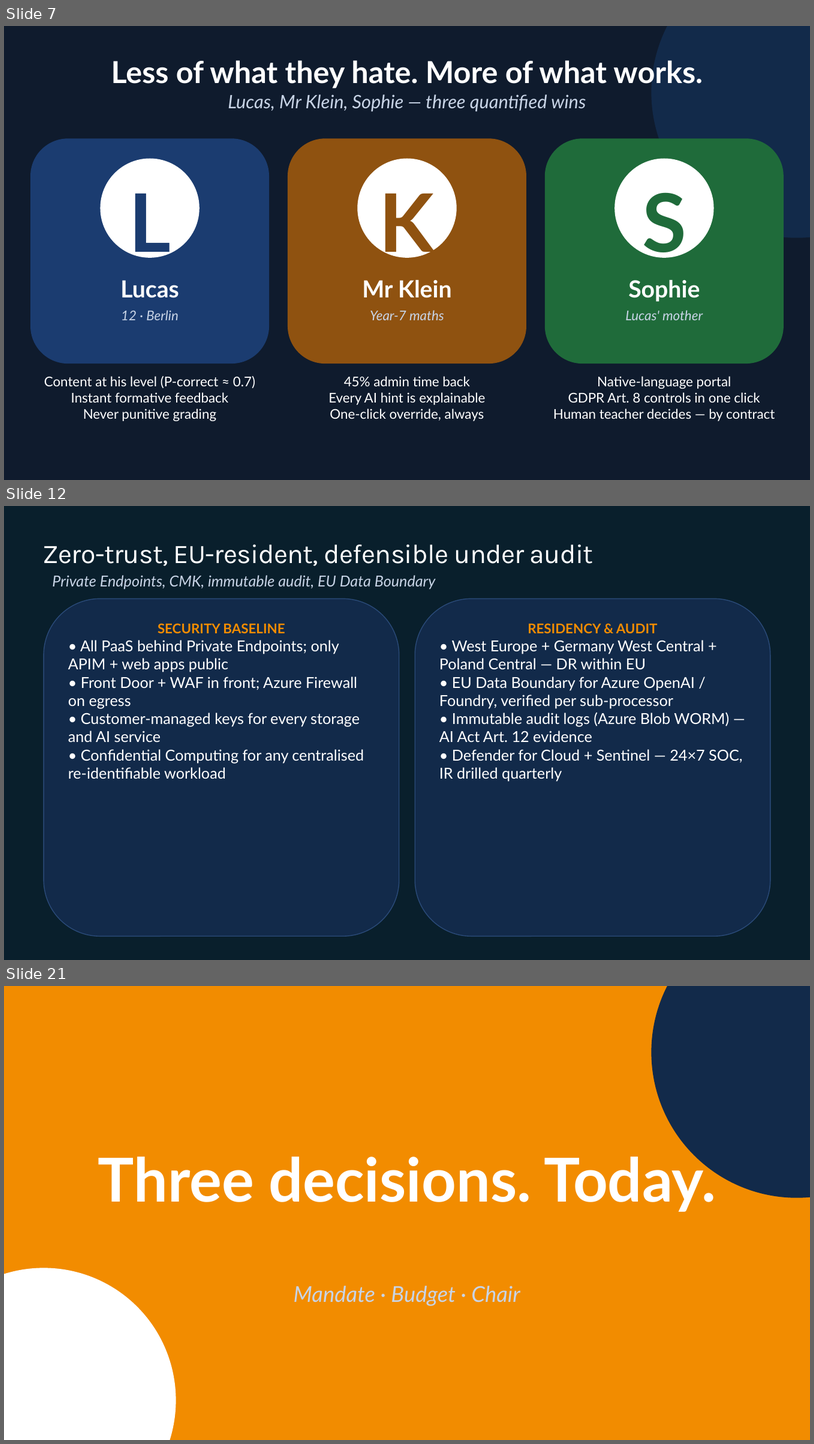
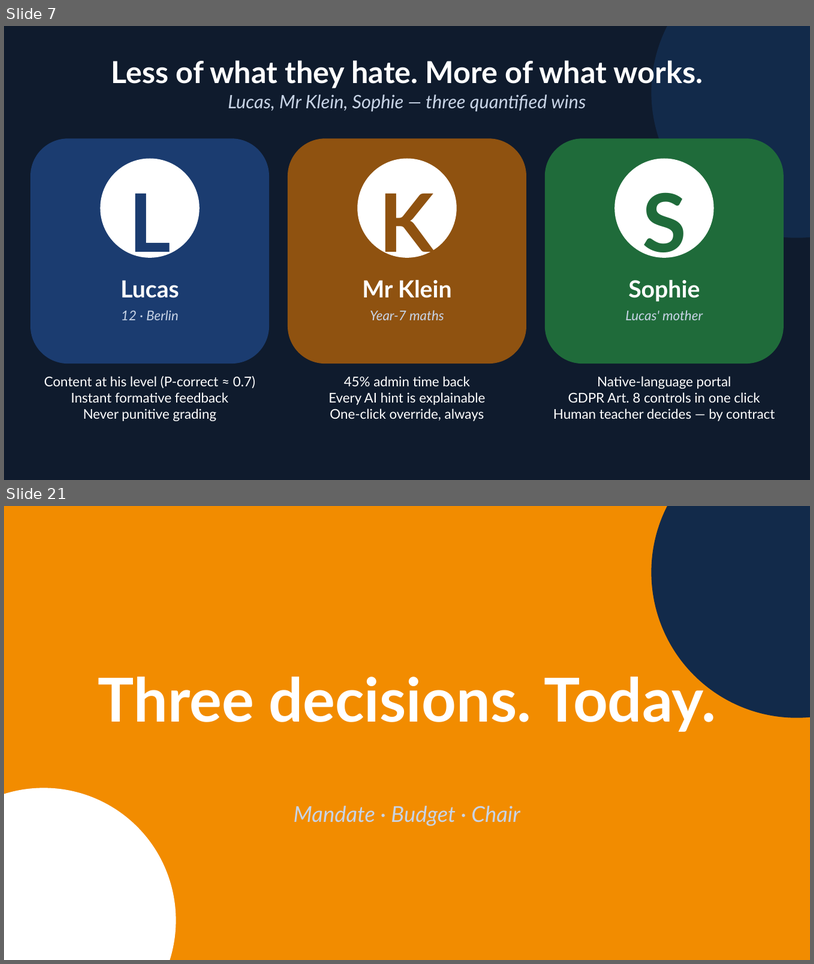
Before and after one commit to EtienneSIG/AMA_Project, a slide deck: Restitution01/build/LearnEU-CXO-Restitution.pptx. Shown one above the other, each under a label of ours: slides 7, 12 and 21 before the commit, slides 7 and 21 after it; the slides between them are not shown. The pictures are 814x1444 and 814x964 pixels, drawn with LibreOffice and Linux fonts; fonts in the diff are those of the drawing; background and template pictures are left out. Boxes give left, top, right and bottom in pixels: in the first picture for what was removed or moved away, otherwise in the second. Text is boxed around its words. In the diff, an @@ line names an element or a change of style, - is before the commit and + after.

```diff
--- a/Restitution01/build/LearnEU-CXO-Restitution.pptx
+++ b/Restitution01/build/LearnEU-CXO-Restitution.pptx
@@ slide 12 removed at <box>4,506,810,960</box>, background #091F2C @@
@@ title removed at <box>43,544,594,566</box> @@
-Zero-trust, EU-resident, defensible under audit
@@ text removed at <box>52,575,436,589</box> @@
-Private Endpoints, CMK, immutable audit, EU Data Boundary
@@ rounded rectangle removed at <box>44,598,399,936</box> @@
-SECURITY BASELINE
-• All PaaS behind Private Endpoints; only APIM + web apps public
-• Front Door + WAF in front; Azure Firewall on egress
-• Customer-managed keys for every storage and AI service
-• Confidential Computing for any centralised re-identifiable workload
@@ rounded rectangle removed at <box>416,598,771,936</box> @@
-RESIDENCY & AUDIT
-• West Europe + Germany West Central + Poland Central — DR within EU
-• EU Data Boundary for Azure OpenAI / Foundry, verified per sub-processor
-• Immutable audit logs (Azure Blob WORM) — AI Act Art. 12 evidence
-• Defender for Cloud + Sentinel — 24×7 SOC, IR drilled quarterly
```
Also in this commit, not shown: 7 slides changed, 6 slides added, 5 other slides removed, 13 other files.
